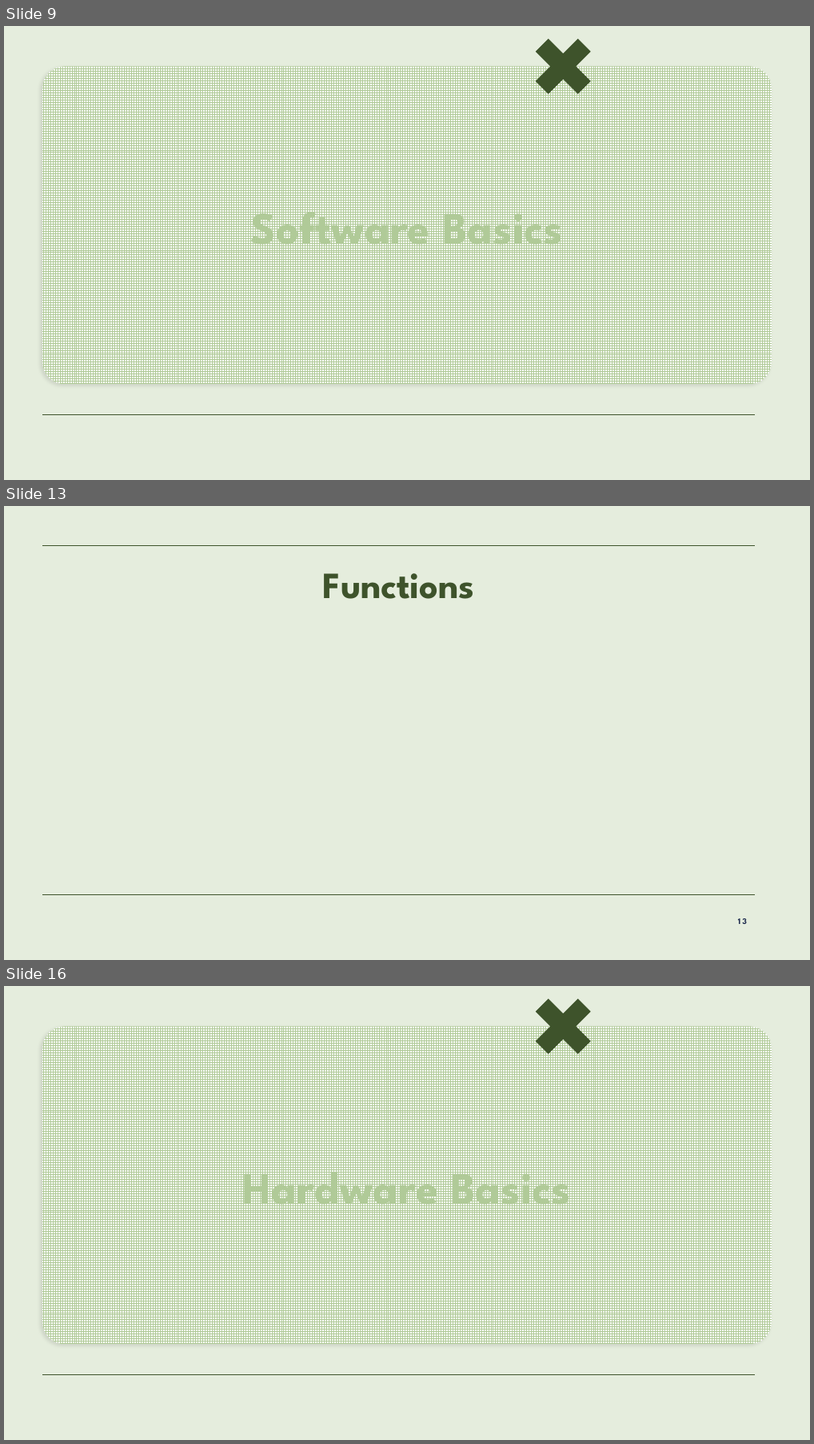
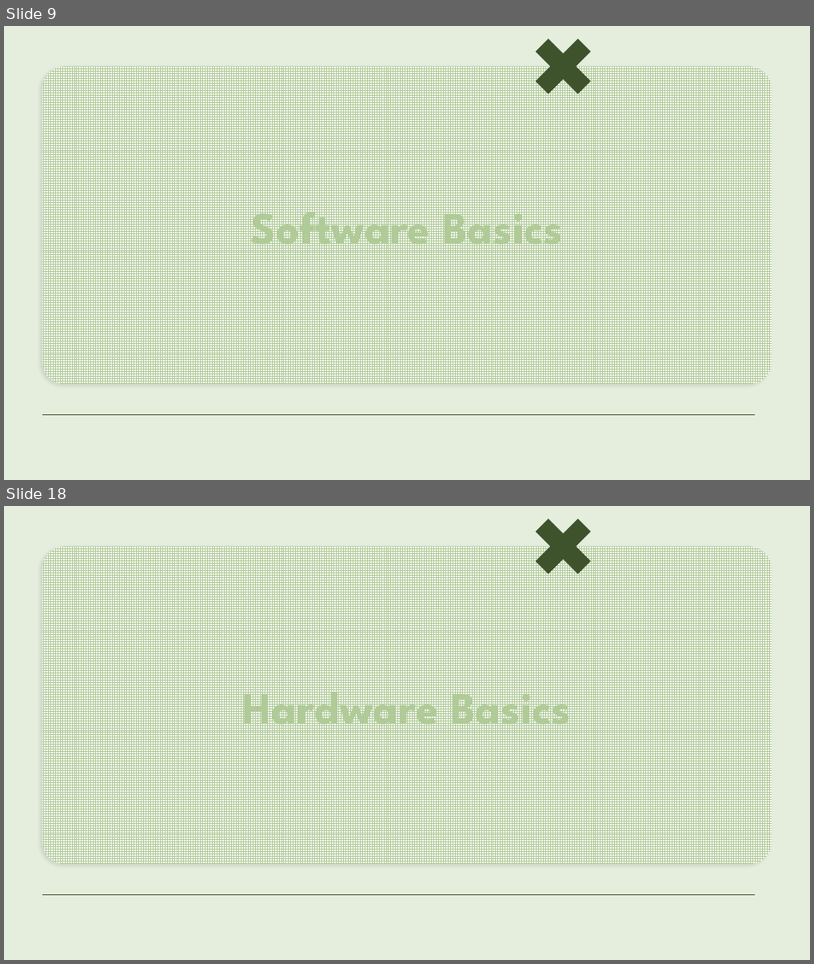
Before and after one commit to caro-line33/intro-to-audio-engineering, a slide deck: week1_microcontrollers/slides/week1.pptx. Shown one above the other, each under a label of ours: slides 9, 13 and 16 before the commit, slides 9 and 18 after it; the slides between them are not shown. The pictures are 814x1444 and 814x964 pixels, drawn with LibreOffice and Linux fonts; fonts in the diff are those of the drawing; background and template pictures are left out. Boxes give left, top, right and bottom in pixels: in the first picture for what was removed or moved away, otherwise in the second. Text is boxed around its words. In the diff, an @@ line names an element or a change of style, - is before the commit and + after.

```diff
--- a/week1_microcontrollers/slides/week1.pptx
+++ b/week1_microcontrollers/slides/week1.pptx
@@ slide 13 removed at bbox=[4, 506, 810, 960], background #E5EDDD; not listed: 1 template element that a slide beside it also shows @@
@@ line removed from (42, 545) to (754, 545) @@
@@ title removed at bbox=[323, 573, 475, 599] @@
-Functions
@@ page number removed at bbox=[738, 918, 747, 924] @@
-13
@@ what was slide 16 is now slide 18 @@
```
Also in this commit, not shown: 3 slides changed, 14 slides added, 7 other slides removed, 22 other files.
